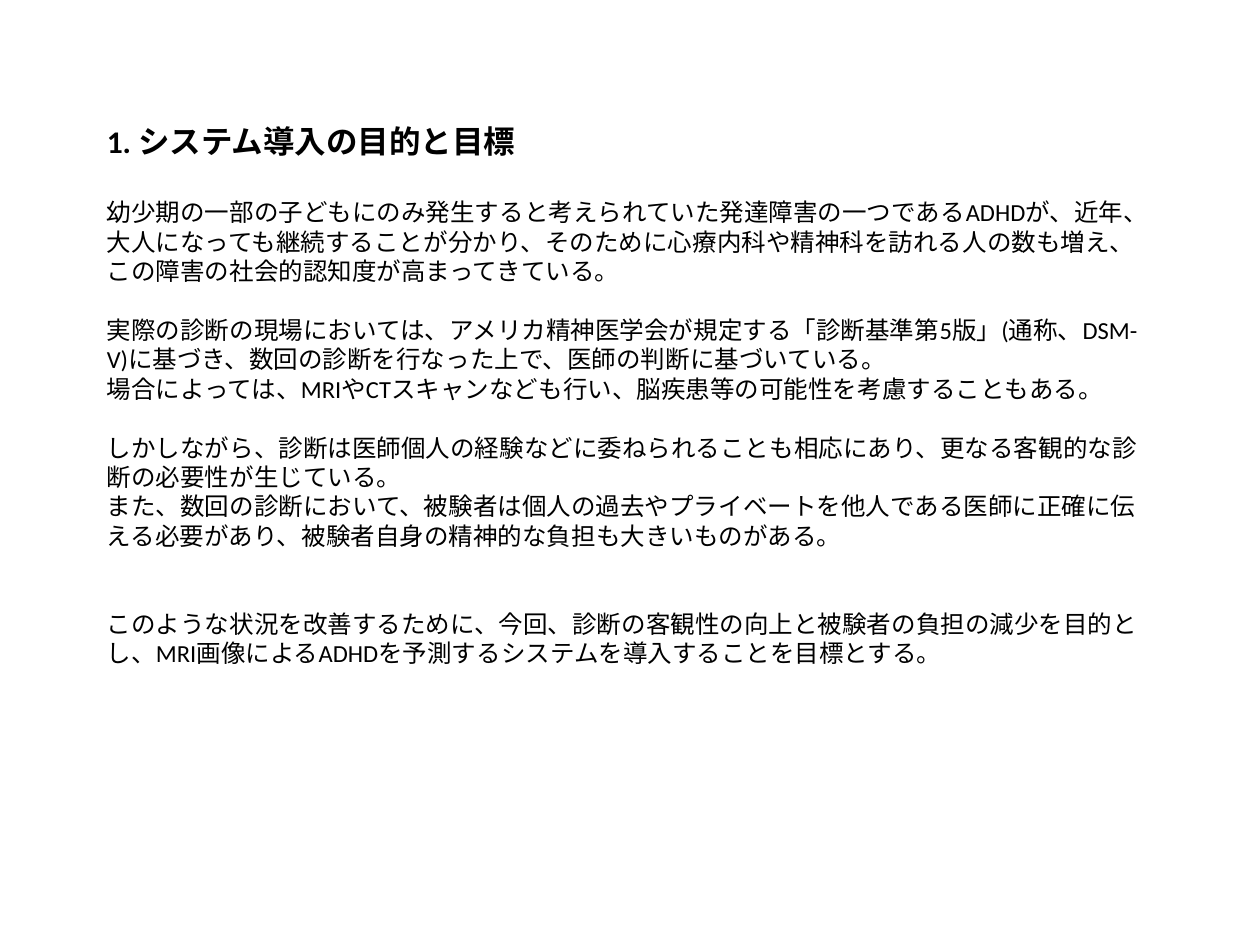
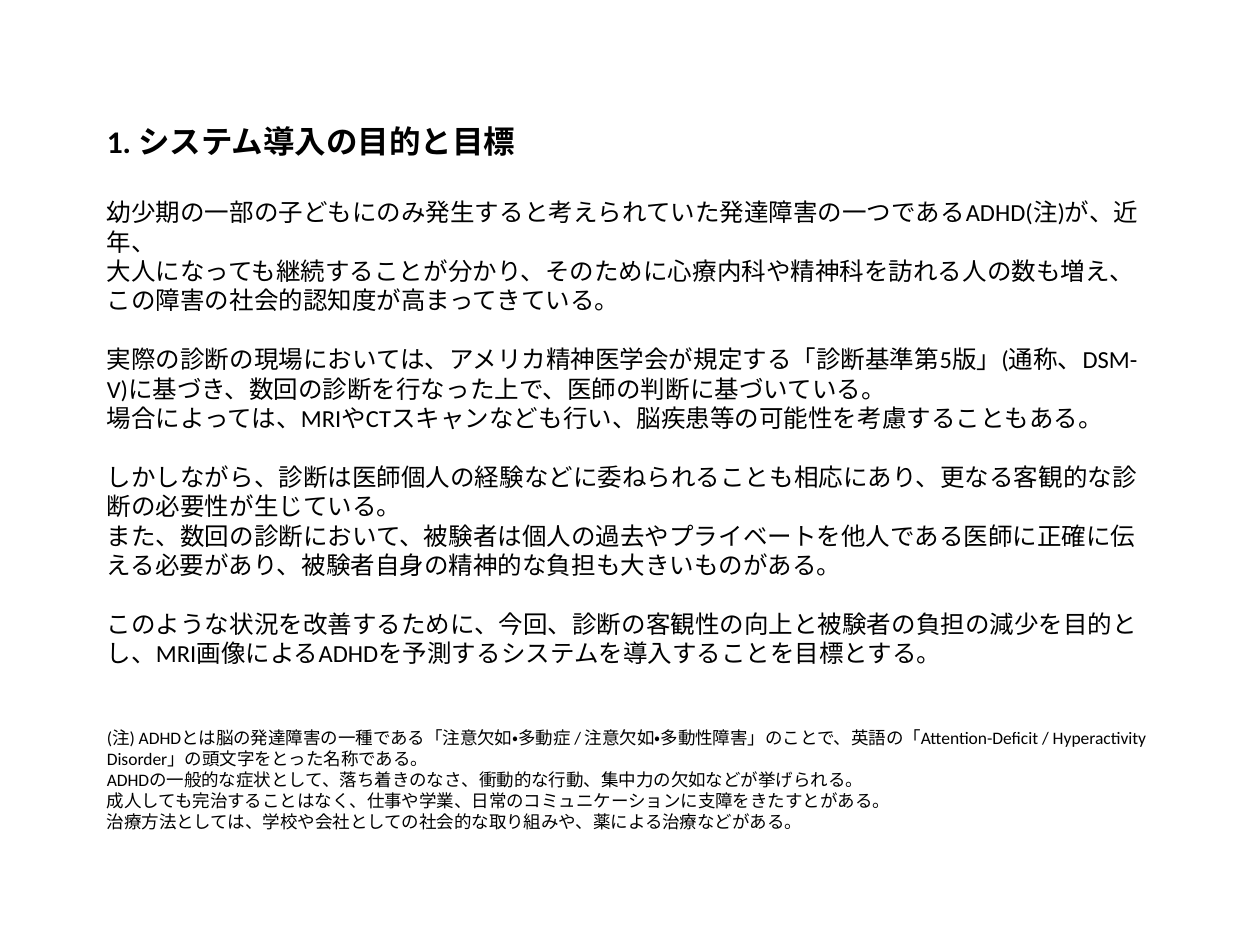
Before and after one commit to yasuyukiokubo/DiveIntoCode, a slide deck: slide 2 of presentation/要件定義書.pptx. Drawn at 1260x945 pixels with LibreOffice and Linux fonts; fonts in the diff are those of the drawing. Boxes give left, top, right and bottom in pixels: in the first picture for what was removed or moved away, otherwise in the second. Text is boxed around its words. In the diff, an @@ line names an element or a change of style, - is before the commit and + after.

Commit message:
Updated

```diff
--- a/presentation/要件定義書.pptx
+++ b/presentation/要件定義書.pptx
@@ title at (107, 126, 1146, 809): text changed @@
-1. システム導入の目的と目標
-幼少期の一部の子どもにのみ発生すると考えられていた発達障害の一つであるADHDが、近年、
-大人になっても継続することが分かり、そのために心療内科や精神科を訪れる人の数も増え、
-この障害の社会的認知度が高まってきている。
-実際の診断の現場においては、アメリカ精神医学会が規定する「診断基準第5版」(通称、DSM-V)に基づき、数回の診断を行なった上で、医師の判断に基づいている。
-場合によっては、MRIやCTスキャンなども行い、脳疾患等の可能性を考慮することもある。
-しかしながら、診断は医師個人の経験などに委ねられることも相応にあり、更なる客観的な診断の必要性が生じている。
-また、数回の診断において、被験者は個人の過去やプライベートを他人である医師に正確に伝える必要があり、被験者自身の精神的な負担も大きいものがある。
-このような状況を改善するために、今回、診断の客観性の向上と被験者の負担の減少を目的とし、MRI画像によるADHDを予測するシステムを導入することを目標とする。
+1. システム導入の目的と目標
+幼少期の一部の子どもにのみ発生すると考えられていた発達障害の一つであるADHD(注)が、近年、
+大人になっても継続することが分かり、そのために心療内科や精神科を訪れる人の数も増え、
+この障害の社会的認知度が高まってきている。
+実際の診断の現場においては、アメリカ精神医学会が規定する「診断基準第5版」(通称、DSM-V)に基づき、数回の診断を行なった上で、医師の判断に基づいている。
+場合によっては、MRIやCTスキャンなども行い、脳疾患等の可能性を考慮することもある。
+しかしながら、診断は医師個人の経験などに委ねられることも相応にあり、更なる客観的な診断の必要性が生じている。
+また、数回の診断において、被験者は個人の過去やプライベートを他人である医師に正確に伝える必要があり、被験者自身の精神的な負担も大きいものがある。
+このような状況を改善するために、今回、診断の客観性の向上と被験者の負担の減少を目的とし、MRI画像によるADHDを予測するシステムを導入することを目標とする。
+(注) ADHDとは脳の発達障害の一種である「注意欠如・多動症 / 注意欠如・多動性障害」のことで、英語の「Attention-Deficit / Hyperactivity Disorder」の頭文字をとった名称である。
+ADHDの一般的な症状として、落ち着きのなさ、衝動的な行動、集中力の欠如などが挙げられる。
+成人しても完治することはなく、仕事や学業、日常のコミュニケーションに支障をきたすとがある。
+治療方法としては、学校や会社としての社会的な取り組みや、薬による治療などがある。
```
